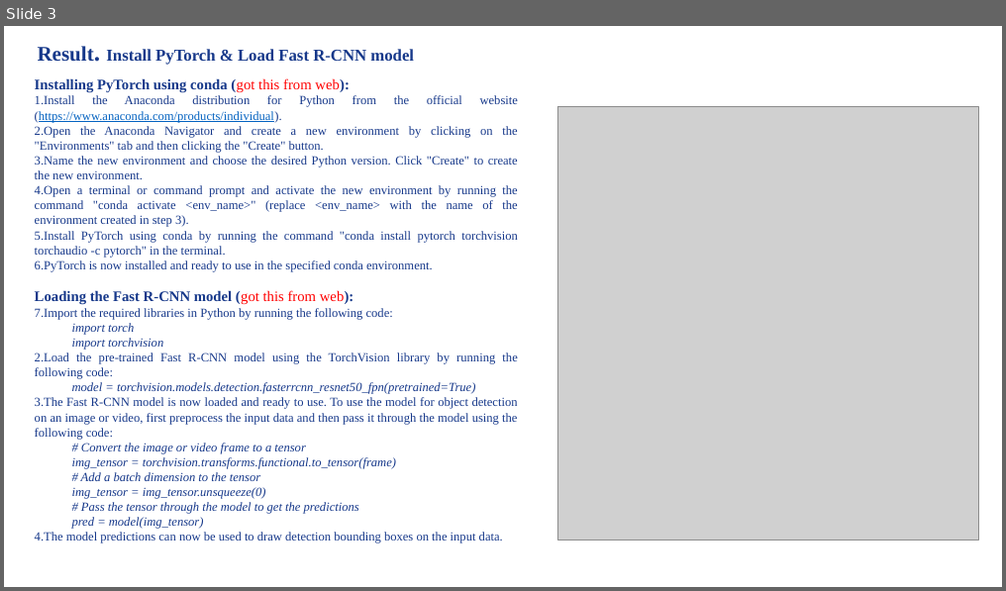
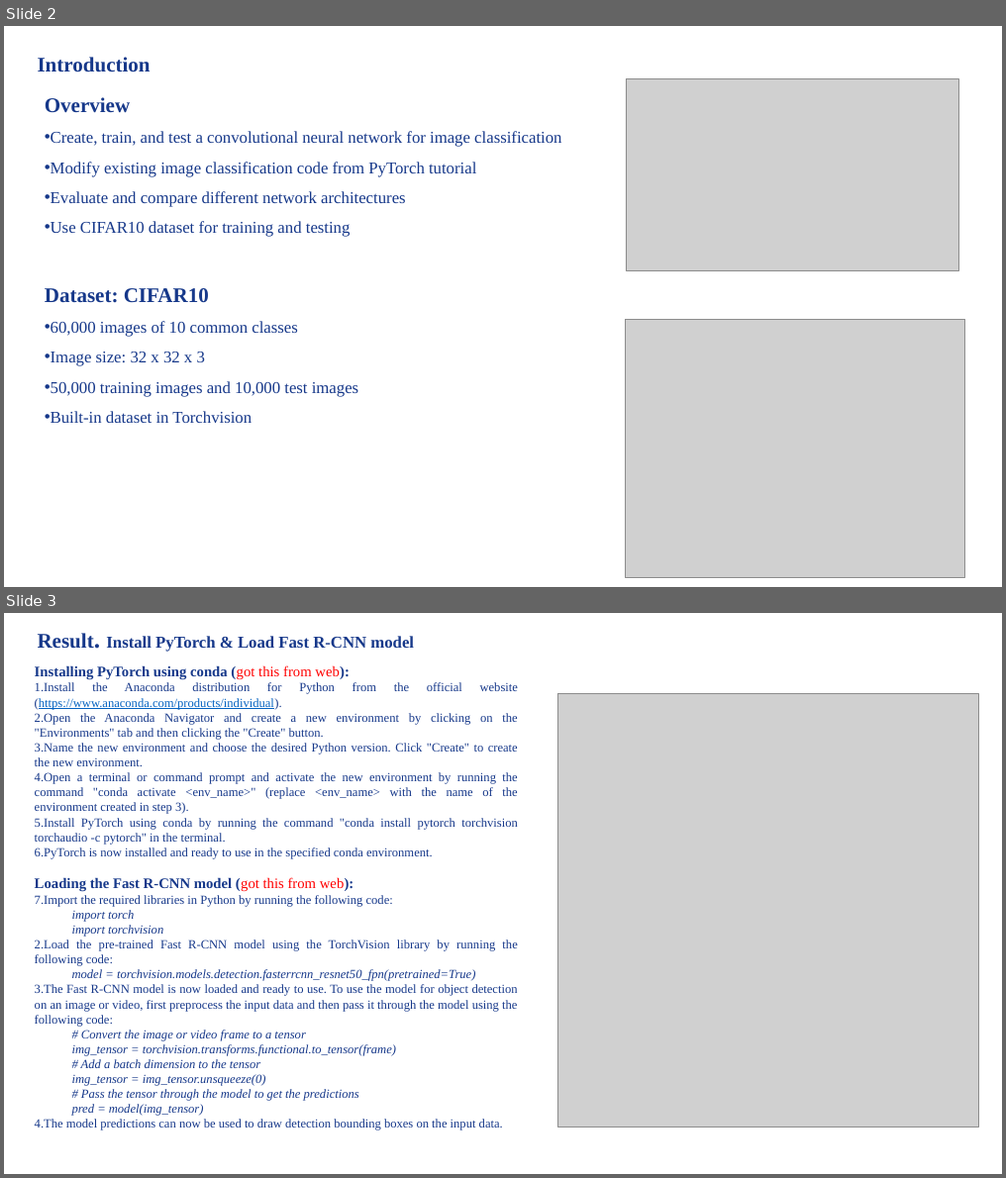
Before and after one commit to DosMiao/2302-Computer-Vision-CS-ECE-8690, a slide deck: CV2023_HW3B/CVSpring2023_Miao_Xuanbo_Assignment#3B.pptx. Shown one above the other, each under a label of ours: slide 3 before the commit, slides 2 and 3 after it. The pictures are 1006x591 and 1006x1178 pixels, drawn with LibreOffice and Linux fonts; fonts in the diff are those of the drawing; grey boxes stand for pictures. Boxes give left, top, right and bottom in pixels: in the first picture for what was removed or moved away, otherwise in the second. Text is boxed around its words. In the diff, an @@ line names an element or a change of style, - is before the commit and + after.

```diff
--- a/CV2023_HW3B/CVSpring2023_Miao_Xuanbo_Assignment#3B.pptx
+++ b/CV2023_HW3B/CVSpring2023_Miao_Xuanbo_Assignment#3B.pptx
@@ slide 2 added at (x1=4, y1=26, x2=1002, y2=587), background #FFFFFF @@
@@ text added at (x1=38, y1=57, x2=151, y2=73), 20 pt, text #16388A, bold @@
+Introduction
@@ picture added at (x1=626, y1=79, x2=959, y2=272) @@
@@ text added at (x1=45, y1=97, x2=561, y2=423), 16 pt, text #16388A @@
+Overview
+• Create, train, and test a convolutional neural network for image classification
+• Modify existing image classification code from PyTorch tutorial
+• Evaluate and compare different network architectures
+• Use CIFAR10 dataset for training and testing
+Dataset: CIFAR10
+• 60,000 images of 10 common classes
+• Image size: 32 x 32 x 3
+• 50,000 training images and 10,000 test images
+• Built-in dataset in Torchvision
@@ picture added at (x1=626, y1=319, x2=965, y2=577) @@
```
Also in this commit, not shown: 1 slide changed, 1 slide removed, 3 other files.
